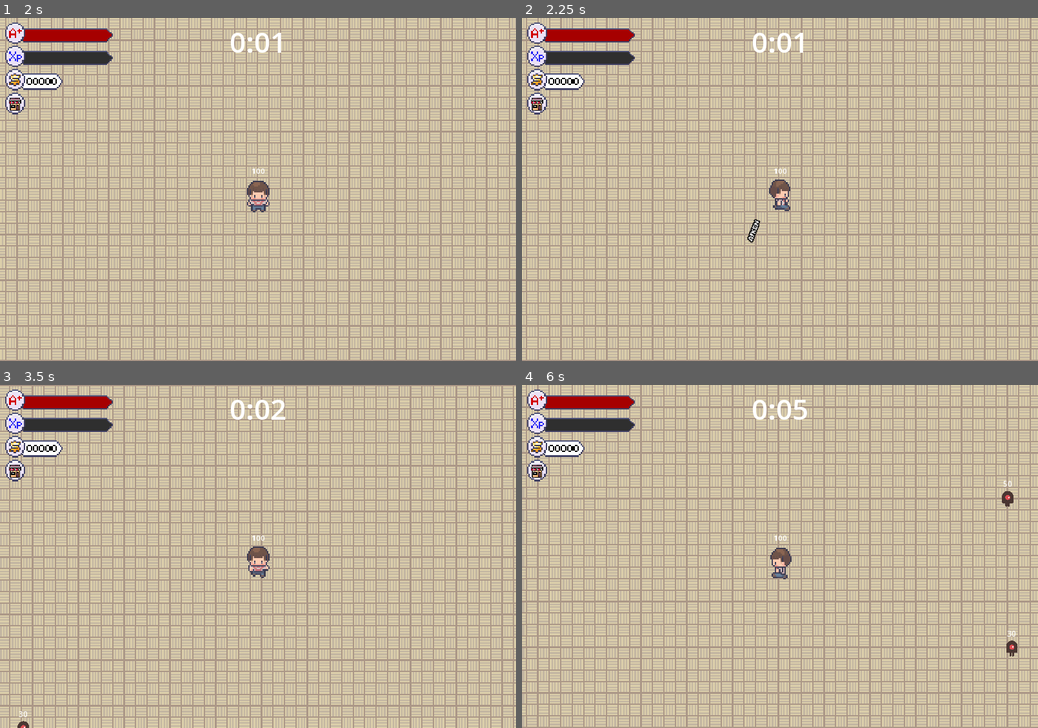
Above: before the commit, frames 1-4 (two rows, left to right).
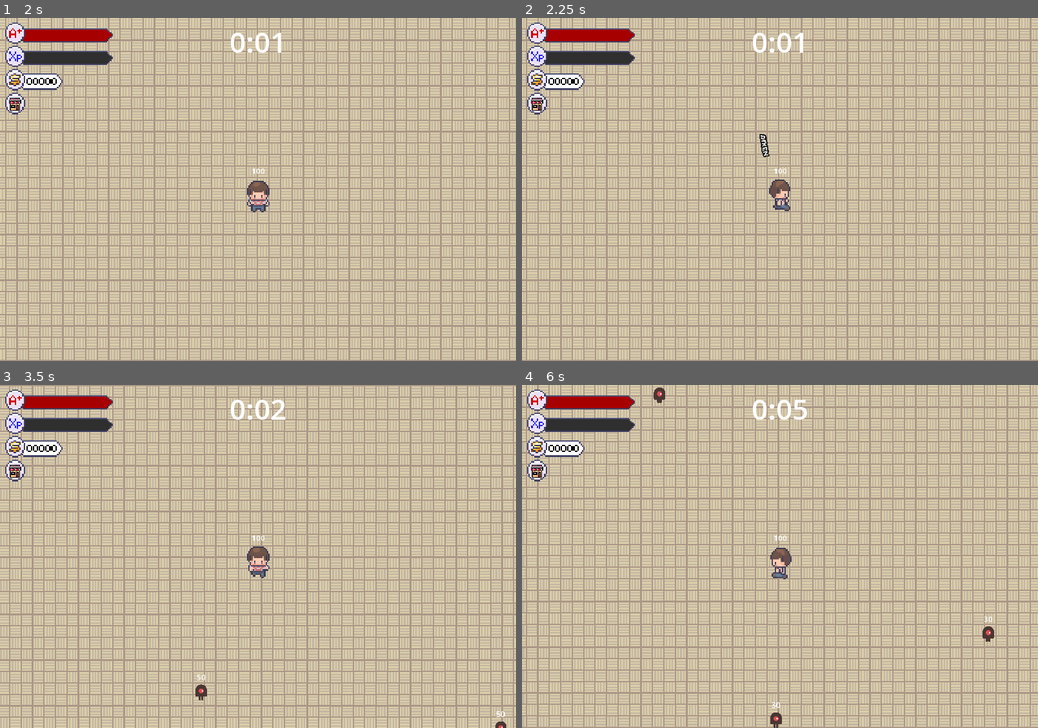
Above: after the commit, the same moments.

Repository: LimZiJia/SurviveTheSemester
Game: Godot game, scene res://scenes/ui/start_screen.tscn
Same seed, same stepped clock (60 frames per second), same inputs: the game is played once before the commit and once after it.
Inputs (mouse positions are in pixels of both pictures, inside the frame that each line leads up to):
- Up to frame 1 (2 s): click "Start" at 0.5 s; click (15, 103) at 1.25 s
- Up to frame 2 (2.25 s): tap Enter at 2 s; move the mouse to (893, 172) at 2.02 s; hold D (move_right) from 2.03 s (still down); tap Space (attack) at 2.1 s
- Up to frame 3 (3.5 s): move the mouse to (154, 573) at 2.77 s; release D (move_right) at 2.78 s; hold S (move_down) from 2.78 s (still down); tap Space (attack) at 2.85 s
- Up to frame 4 (6 s): move the mouse to (831, 481) at 3.52 s; release S (move_down) at 3.53 s; hold D (move_right) 3.53-4.28 s; tap Space (attack) every 0.75 s from 3.6 to 5.85 s; move the mouse to (754, 625) at 4.27 s; hold W (move_up) 4.28-5.03 s; move the mouse to (934, 607) at 5.02 s; hold A (move_left) from 5.03 s (still down); move the mouse to (625, 505) at 5.77 s

Frame 1 is identical in both runs. In frame 2, 0.2% of the frame differs, in the area x 43-48%, y 33-66%; in frame 3, 0.2%; in frame 4, 0.5%, in the area x 25-96%, y 0-100%.

Commit message:
Implemented velocity component
Velocity component at the cost of knockback

Diff:
--- /dev/null
+++ b/scenes/component/velocity_component.gd
@@ -0,0 +1,34 @@
+class_name VelocityComponent
+extends Node
+
+@export var max_speed := 100.0
+@export var acceleration := 20.0
+
+var velocity := Vector2.ZERO
+
+func accelerate_to_player() -> void:
+	var owner_node2d = owner as Node2D
+	if owner_node2d == null:
+		return
+
+	var player = get_tree().get_first_node_in_group("player") as Node2D
+	if player == null:
+		return
+
+	var direction = owner_node2d.global_position.direction_to(player.global_position)
+	accelerate_in_direction(direction)
+
+
+func accelerate_in_direction(direction: Vector2) -> void:
+	var desired_velocity = direction * max_speed
+	velocity = velocity.lerp(desired_velocity, 1 - exp(-acceleration * get_process_delta_time()))
+
+
+func decelerate() -> void:
+	accelerate_in_direction(Vector2.ZERO)
+
+
+func move(character_body: CharacterBody2D) -> void:
+	character_body.velocity = velocity
+	character_body.move_and_slide()
+	velocity = character_body.velocity
--- /dev/null
+++ b/scenes/component/velocity_component.tscn
@@ -0,0 +1,6 @@
+[gd_scene load_steps=2 format=3 uid="uid://bwqpi8jmxkdbd"]
+
+[ext_resource type="Script" path="res://scenes/component/velocity_component.gd" id="1_rinex"]
+
+[node name="VelocityComponent" type="Node"]
+script = ExtResource("1_rinex")
--- a/scenes/game_object/book/book.gd
+++ b/scenes/game_object/book/book.gd
@@ -1,36 +1,23 @@
 extends CharacterBody2D
 
-@export var max_speed := 100.0
-@export var acceleration := 15.0
 @export var max_health := 10.0
 
-var health: float
-var knockback := Vector2.ZERO
+var current_health: float
 
+@onready var velocity_component := $VelocityComponent as VelocityComponent
 @onready var health_label := $HealthLabel as Label
 @onready var hurtbox := $HurtboxArea as HurtboxArea
 @onready var hitbox := $HitboxArea as HitboxArea
 
 func _ready() -> void:
-	health = max_health
+	current_health = max_health
 	hurtbox.damaged.connect(_on_damaged)
-	health_label.text = str(int(health))
+	health_label.text = str(int(current_health))
 
 
-func _physics_process(delta: float) -> void:
-	var direction = get_direction_to_player()
-	var target_velocity = direction * max_speed
-
-
-	velocity = velocity.lerp(target_velocity, 1 - exp(-delta * acceleration))
-	move_and_slide()
-
-
-func get_direction_to_player() -> Vector2:
-	var player = get_tree().get_first_node_in_group("player") as Node2D
-	if player == null:
-		return Vector2.ZERO
-	return global_position.direction_to(player.global_position)
+func _process(_delta: float) -> void:
+	velocity_component.accelerate_to_player()
+	velocity_component.move(self)
 
 
 func _on_health_changed(_old_health: float, new_health: float) -> void:
@@ -38,16 +25,20 @@
 
 
 func _on_damaged(attack: Attack) -> void:
-	health -= attack.attack_damage
-	health = clampf(health, 0, max_health)
+	current_health -= attack.attack_damage
+	current_health = clampf(current_health, 0, max_health)
 
-	if health == 0:
+	if current_health == 0:
 		queue_free()
 	else:
-		health_label.text = str(int(health))
+		health_label.text = str(int(current_health))
+
 
 	velocity += attack.attack_dir * attack.knockback_force
 
 
-func set_attack(attack: Attack) -> void:
+func set_stats(health: float, speed: float, attack: Attack) -> void:
+	max_health = health
+	current_health = health
+	$VelocityComponent.max_speed = speed
 	$HitboxArea.attack = attack
--- a/scenes/game_object/book/book.tscn
+++ b/scenes/game_object/book/book.tscn
@@ -1,6 +1,7 @@
-[gd_scene load_steps=8 format=3 uid="uid://olpy4h4v3w36"]
+[gd_scene load_steps=9 format=3 uid="uid://olpy4h4v3w36"]
 
 [ext_resource type="Script" path="res://scenes/game_object/book/book.gd" id="1_bu757"]
+[ext_resource type="PackedScene" uid="uid://bwqpi8jmxkdbd" path="res://scenes/component/velocity_component.tscn" id="2_41gv0"]
 [ext_resource type="PackedScene" uid="uid://dsfstepo6lk7x" path="res://scenes/game_object/book/book_sprite.tscn" id="2_iyn5q"]
 [ext_resource type="Script" path="res://scenes/component/hurtbox_area.gd" id="5_0k24j"]
 [ext_resource type="Script" path="res://scenes/component/hitbox_area.gd" id="6_gwrq3"]
@@ -19,6 +20,9 @@
 collision_mask = 5
 motion_mode = 1
 script = ExtResource("1_bu757")
+
+[node name="VelocityComponent" parent="." instance=ExtResource("2_41gv0")]
+acceleration = 15.0
 
 [node name="BookSprite" parent="." instance=ExtResource("2_iyn5q")]
 
--- a/scenes/game_object/mob/mob.gd
+++ b/scenes/game_object/mob/mob.gd
@@ -1,54 +1,39 @@
 extends CharacterBody2D
 
-@export var max_speed := 100.0
-@export var acceleration := 25.0
 @export var max_health := 10.0
 
-var health: float
-var knockback := Vector2.ZERO
+var current_health: float
 
+@onready var velocity_component := $VelocityComponent as VelocityComponent
 @onready var health_label := $HealthLabel as Label
 @onready var hurtbox := $HurtboxArea as HurtboxArea
 @onready var hitbox := $HitboxArea as HitboxArea
 
 
 func _ready() -> void:
-	health = max_health
+	current_health = max_health
 	hurtbox.damaged.connect(_on_damaged)
-	health_label.text = str(int(health))
+	health_label.text = str(int(current_health))
 
 
-func _physics_process(delta: float) -> void:
-	var direction = get_direction_to_player()
-	var target_velocity = direction * max_speed
-
-	if not direction.is_zero_approx():
-		$AnimatedSprite2D.play()
-	else:
-		$AnimatedSprite2D.stop()
-
-	velocity = velocity.lerp(target_velocity, 1 - exp(-delta * acceleration))
-	move_and_slide()
-
-
-func get_direction_to_player() -> Vector2:
-	var player = get_tree().get_first_node_in_group("player") as Node2D
-	if player == null:
-		return Vector2.ZERO
-	return global_position.direction_to(player.global_position)
+func _process(_delta: float) -> void:
+	velocity_component.accelerate_to_player()
+	velocity_component.move(self)
 
 
 func _on_damaged(attack: Attack) -> void:
-	health -= attack.attack_damage
-	health = clampf(health, 0, max_health)
+	current_health -= attack.attack_damage
+	current_health = clampf(current_health, 0, max_health)
 
-	if health == 0.0:
+	if current_health == 0.0:
 		queue_free()
 	else:
-		health_label.text = str(int(health))
+		health_label.text = str(int(current_health))
 
 	velocity += attack.attack_dir * attack.knockback_force
 
-
-func set_attack(attack: Attack) -> void:
+func set_stats(health: float, speed: float, attack: Attack) -> void:
+	max_health = health
+	current_health = health
+	$VelocityComponent.max_speed = speed
 	$HitboxArea.attack = attack
--- a/scenes/game_object/mob/mob.tscn
+++ b/scenes/game_object/mob/mob.tscn
@@ -1,6 +1,7 @@
-[gd_scene load_steps=10 format=3 uid="uid://cejjrtuji45i4"]
+[gd_scene load_steps=11 format=3 uid="uid://cejjrtuji45i4"]
 
 [ext_resource type="Script" path="res://scenes/game_object/mob/mob.gd" id="1_anuhh"]
+[ext_resource type="PackedScene" uid="uid://bwqpi8jmxkdbd" path="res://scenes/component/velocity_component.tscn" id="2_8mro8"]
 [ext_resource type="Texture2D" uid="uid://dtgybaxplg2bj" path="res://scenes/game_object/mob/enemy-walking-1.png" id="2_n7vsd"]
 [ext_resource type="Texture2D" uid="uid://skio4cfuys26" path="res://scenes/game_object/mob/enemy-walking-2.png" id="3_kn75w"]
 [ext_resource type="Script" path="res://scenes/component/hurtbox_area.gd" id="6_hxnuf"]
@@ -38,10 +39,14 @@
 motion_mode = 1
 script = ExtResource("1_anuhh")
 
+[node name="VelocityComponent" parent="." instance=ExtResource("2_8mro8")]
+acceleration = 25.0
+
 [node name="AnimatedSprite2D" type="AnimatedSprite2D" parent="."]
 rotation = -1.5708
 scale = Vector2(0.25, 0.25)
 sprite_frames = SubResource("SpriteFrames_8aoai")
+autoplay = "default"
 
 [node name="CollisionShape2D" type="CollisionShape2D" parent="."]
 shape = SubResource("CapsuleShape2D_trbdv")
--- a/scenes/manager/wave_manager.gd
+++ b/scenes/manager/wave_manager.gd
@@ -159,33 +159,24 @@
 
 func spawn_mob(\
 count:int, type:int, health:float, speed:float, damage:float, cooldown:float) -> void:
-	for i in range(count):
-			mob_spawn_location.progress_ratio = randf()
-			var mob = mob_scenes[type].instantiate()
-			mob.position = mob_spawn_location.position
-			mob.max_health = health
-			mob.max_speed = speed
-			var attack = Attack.new()
-			attack.attack_damage = damage
-			mob.set_attack(attack)
-			var entities_layer = get_tree().get_first_node_in_group("entities_layer") as Node2D
-			entities_layer.add_child(mob)
+	spawn_mob1(count, type, health, speed, damage)
 	wave_timer.start(cooldown)
 
 # spawn_mob without the cooldown
 func spawn_mob1(
 count:int, type:int, health:float, speed:float, damage:float) -> void:
 	for i in range(count):
-			mob_spawn_location.progress_ratio = randf()
-			var mob = mob_scenes[type].instantiate()
-			mob.position = mob_spawn_location.position
-			mob.max_health = health
-			mob.max_speed = speed
-			var attack = Attack.new()
-			attack.attack_damage = damage
-			mob.set_attack(attack)
-			var entities_layer = get_tree().get_first_node_in_group("entities_layer") as Node2D
-			entities_layer.add_child(mob)
+		mob_spawn_location.progress_ratio = randf()
+		var mob = mob_scenes[type].instantiate()
+		mob.position = mob_spawn_location.position
+
+		var entities_layer = get_tree().get_first_node_in_group("entities_layer") as Node2D
+		entities_layer.add_child(mob)
+
+		var attack = Attack.new()
+		attack.attack_damage = damage
+		mob.set_stats(health, speed, attack)
+
 
 
 
